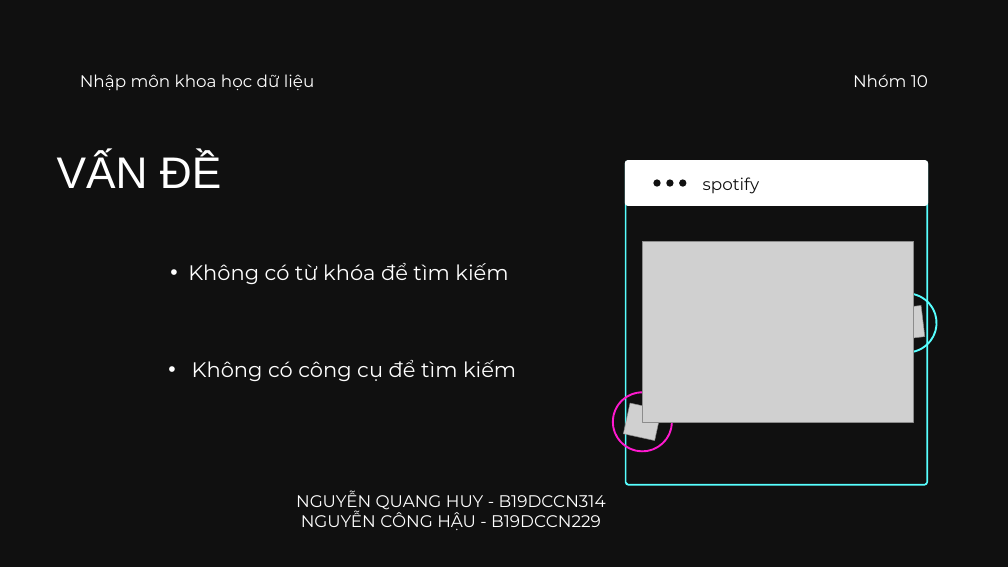
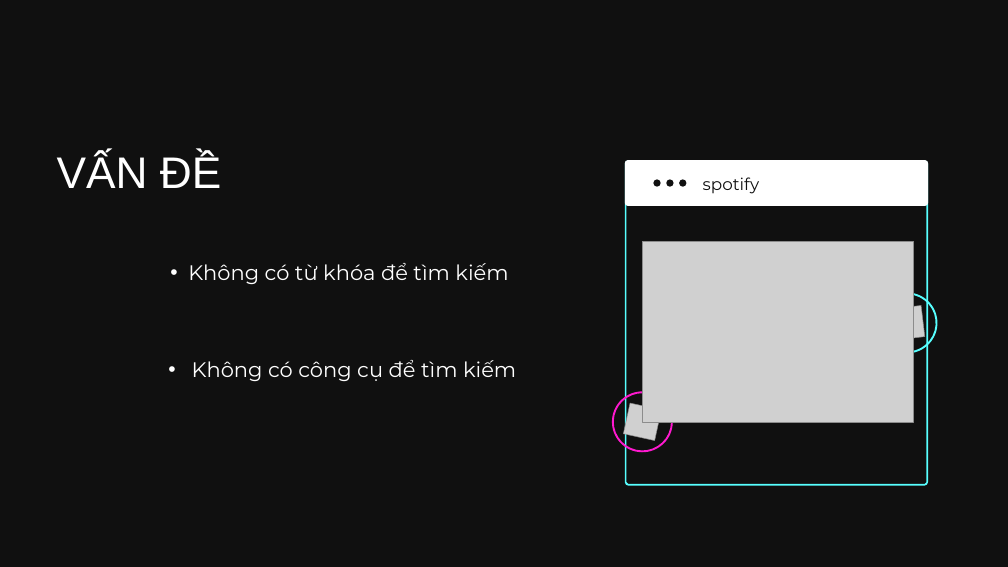
Before and after one commit to LionelMessi-M10/music-recommendation-system, a slide deck: slide 2 of Music-Recommendation-System.pptx. Drawn at 1008x567 pixels with LibreOffice and Linux fonts; fonts in the diff are those of the drawing; grey boxes stand for pictures. Boxes give left, top, right and bottom in pixels: in the first picture for what was removed or moved away, otherwise in the second. Text is boxed around its words. In the diff, an @@ line names an element or a change of style, - is before the commit and + after.

```diff
--- a/Music-Recommendation-System.pptx
+++ b/Music-Recommendation-System.pptx
@@ text removed at <box>80,74,314,90</box> @@
-Nhập môn khoa học dữ liệu
@@ text removed at <box>853,74,928,87</box> @@
-Nhóm 10
@@ text removed at <box>296,491,606,530</box> @@
-NGUYỄN QUANG HUY - B19DCCN314
-NGUYỄN CÔNG HẬU - B19DCCN229
```
Also in this commit, not shown: 5 other slides changed, 3 other files.
